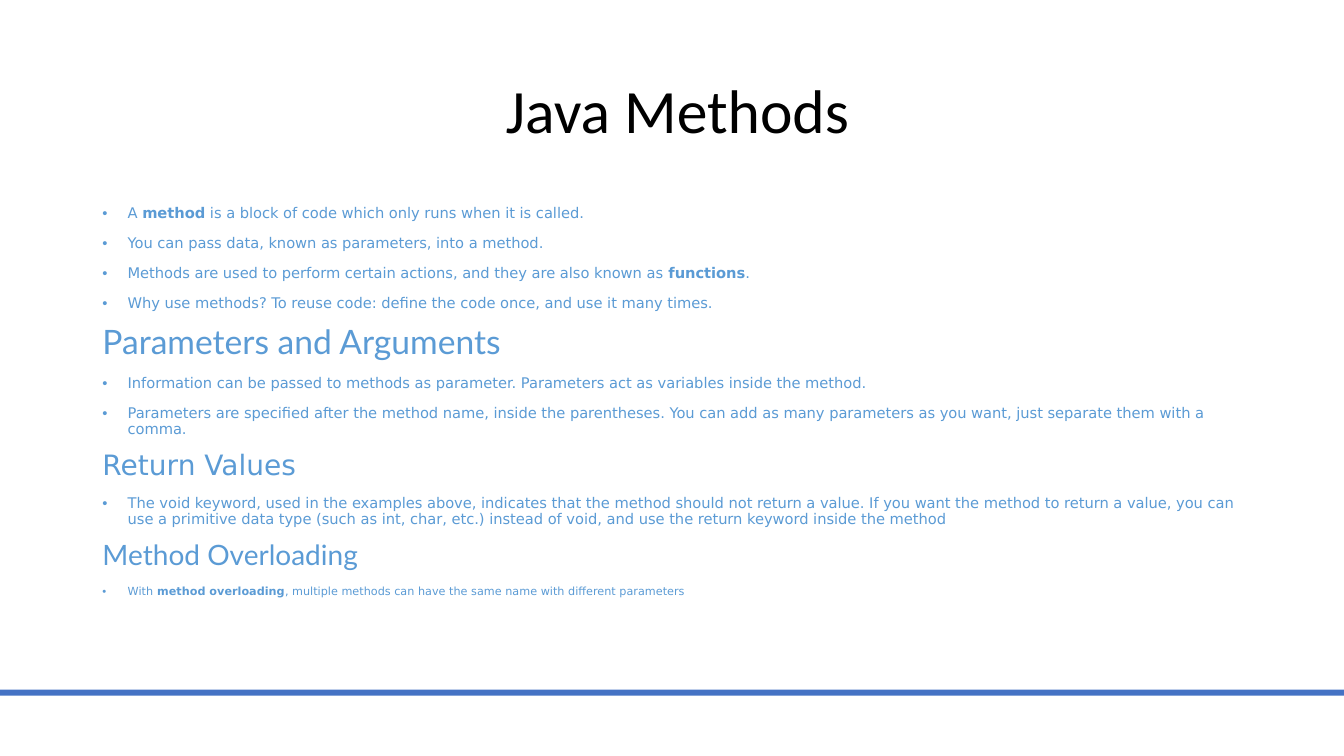
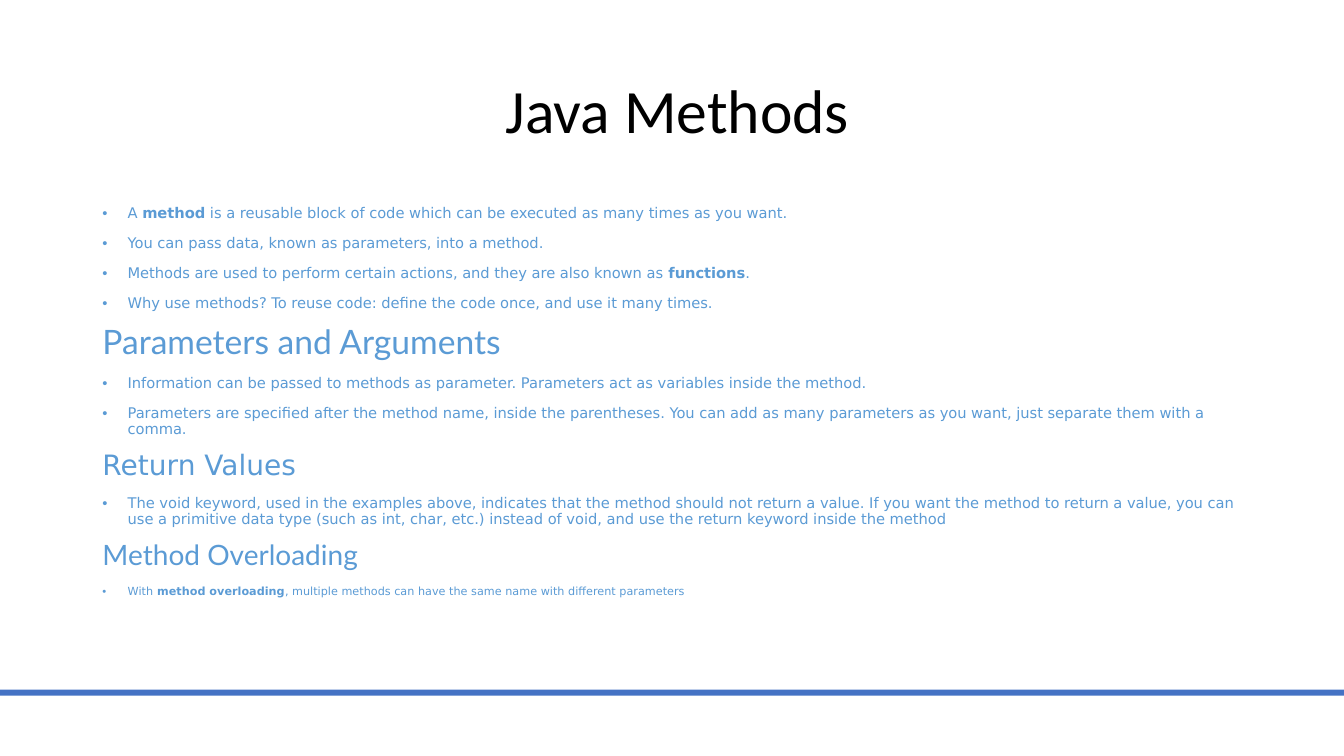
Before and after one commit to MarwaSafa02/JavaMentorship, a slide deck: slide 21 of Java_Mentoring_Revised.pptx. Drawn at 1344x756 pixels with LibreOffice and Linux fonts; fonts in the diff are those of the drawing. Boxes give left, top, right and bottom in pixels: in the first picture for what was removed or moved away, otherwise in the second. Text is boxed around its words. In the diff, an @@ line names an element or a change of style, - is before the commit and + after.

Commit message:
added method

```diff
--- a/Java_Mentoring_Revised.pptx
+++ b/Java_Mentoring_Revised.pptx
@@ text at box(128, 207, 788, 221): text changed @@
-• A method is a block of code which only runs when it is called.
+• A method is a reusable block of code which can be executed as many times as you want.
```
Also in this commit, not shown: 2 other files.
